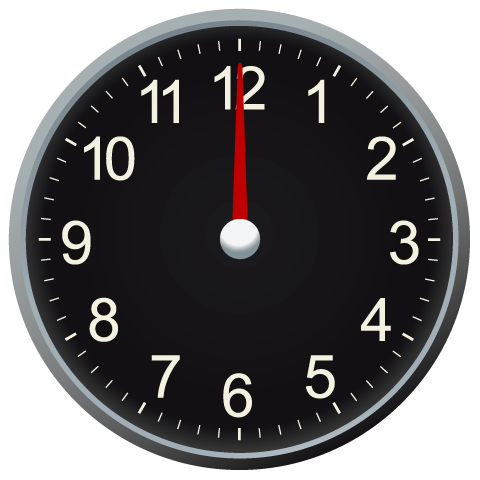
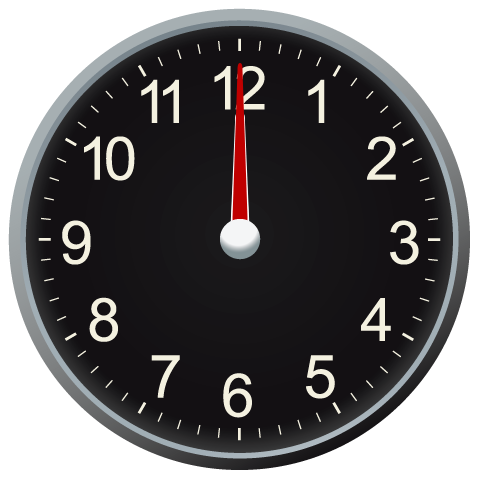
Comparing the layer stacks of the two 480x480 images. Changes:
removed group "black" (5 layers) over [230, 113, 250, 222]
moved "foreground" out of group "black" over [230, 219, 250, 222]
moved "seconds" out of group "black" over [232, 113, 248, 221]
showed "minutes", moved it out of group "black" over [230, 113, 250, 222]
showed "hours", moved it out of group "black" over [230, 137, 250, 222]
moved "background" out of group "black" over [230, 113, 250, 222]
